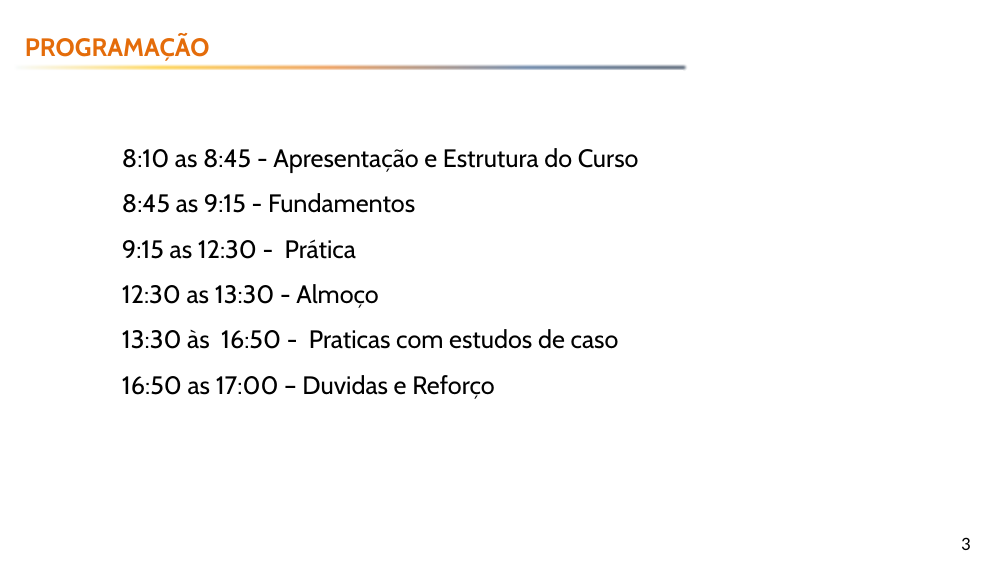
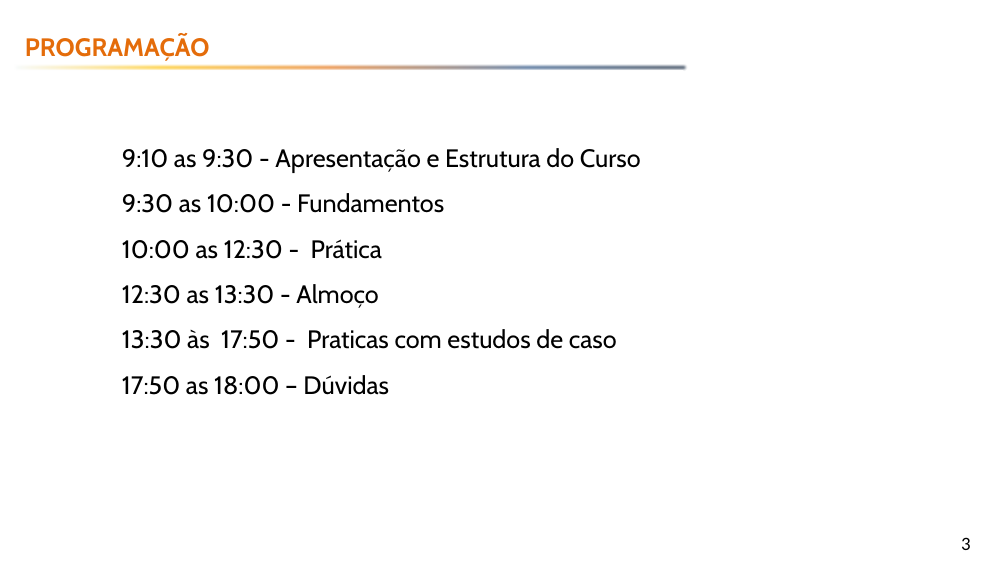
Before and after one commit to emerson-fenrir/Excel_Basico, a slide deck: slide 3 of Aula3.pptx. Drawn at 1008x567 pixels with LibreOffice and Linux fonts; fonts in the diff are those of the drawing; background and template pictures are left out. Boxes give left, top, right and bottom in pixels: in the first picture for what was removed or moved away, otherwise in the second. Text is boxed around its words. In the diff, an @@ line names an element or a change of style, - is before the commit and + after.

```diff
--- a/Aula3.pptx
+++ b/Aula3.pptx
@@ text at (122,148,641,259): text changed @@
-8:10 as 8:45 - Apresentação e Estrutura do Curso
-8:45 as 9:15 - Fundamentos
-9:15 as 12:30 - Prática
+9:10 as 9:30 - Apresentação e Estrutura do Curso
+9:30 as 10:00 - Fundamentos
+10:00 as 12:30 - Prática
@@ text at (122,329,617,395): text changed @@
-13:30 às 16:50 - Praticas com estudos de caso
-16:50 as 17:00 – Duvidas e Reforço
+13:30 às 17:50 - Praticas com estudos de caso
+17:50 as 18:00 – Dúvidas
```
Also in this commit, not shown: 8 other slides changed, 1 slide added, 3 other files.
